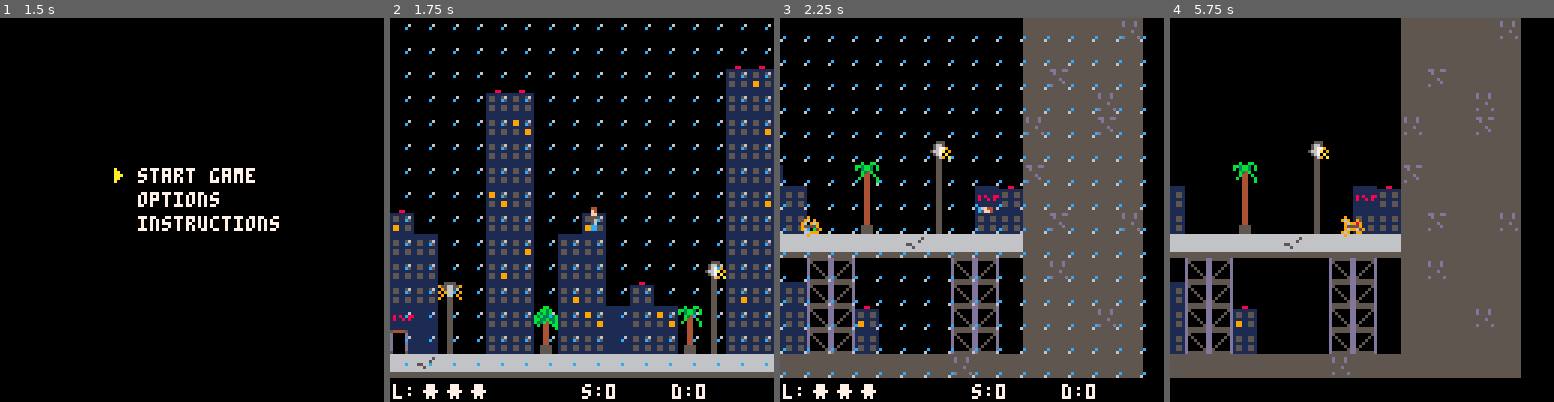
Above: before the commit, frames 1-4 (left to right).
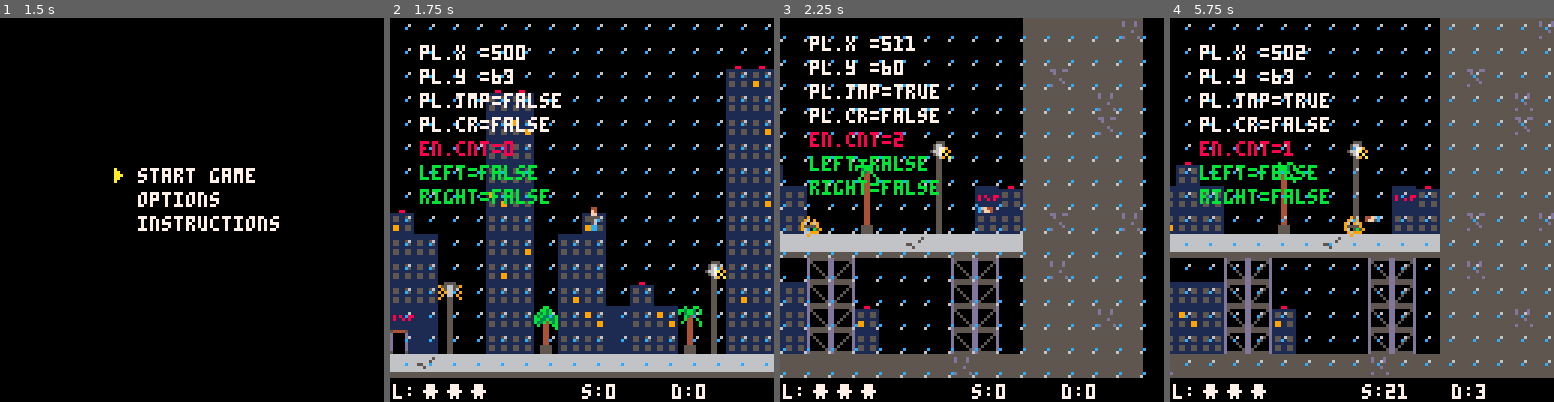
Above: after the commit, the same moments.

Repository: jflores82/data-filch
Game: PICO-8 cartridge df_01.p8
Same seed, same stepped clock (60 frames per second), same inputs: the game is played once before the commit and once after it.
Inputs:
- Up to frame 1 (1.5 s): tap X (X key) at 0.33, 1.07 s; tap O (Z key) at 0.7 s
- Up to frame 2 (1.75 s): hold Right from 1.6 s (still down); tap O (Z key) at 1.7 s
- Up to frame 3 (2.25 s): tap X (X key) at 1.85 s; release Right at 2.1 s; tap O (Z key) at 2.1 s; hold Up from 2.15 s (still down)
- Up to frame 4 (5.75 s): release Up at 2.42 s; hold Right 2.47-3.03 s; tap O (Z key) every 0.4 s from 2.5 to 5.7 s; tap X (X key) at 2.97, 4.08, 5.2 s; hold Left 3.08-3.58 s; hold Down 3.63-3.97 s; hold Right 4.02-4.68 s; hold Up 4.73-5.03 s; hold Left 5.08-5.68 s; hold Down from 5.73 s (still down)

Frame 1 is identical in both runs. In frame 2, 3.4% of the frame differs, in the area x 7-45%, y 7-49%; in frame 3, 3.4%; in frame 4, 35%, in the area x 0-100%, y 0-100%.

Commit message:
fix: en_side vertical spawn
fix: now the side enemies wont spawn in a position where they are too tall or too low int the level.

Diff:
--- a/df_01.p8
+++ b/df_01.p8
@@ -5,38 +5,8 @@
 --by tibonev
 
 -- debug -- REMEMBER TO DISABLE BEFORE RELEASE --
-debug_side_en = false
+debug_side_en = true
 debug_top_en = false
-
--------------------------------------------
--- ECHO DELETE BEFORE RELEASE
---------------------------------------------
----------------------------debugging----------
--- echoes collection
-echoes = {}
-
--- store a value to be printed
-function echo(val)
-  add(echoes,tostr(val))
-end
-
--- print all echoes
--- ...opt: c (text color, default: latest)
--- ...opt: x,y (print coords)
-function print_echoes(c, x, y)
-	local cx, cy, cc = cursor()  --pen_x, pen_y, pen_color
-
-	--set text position and color
-	cursor(x or cx, y or cy, c or cc)
-	for i=1,#echoes do
-		print(tostr(echoes[i]))
-	end
-
-	--erase all echoes
-	echoes = {}
-end
--------------------------------------------------
-
 
 -- Code Init --
 function _init()
@@ -400,13 +370,18 @@
 	local camx = player_side.x - 64
 	local camy = player_side.y - 64
 
+	local en_y = 104   -- top part of level = player.y = 64 / bottom part of level = player.y = 104
+
+	if(player_side.x > 192) then
+		en_y = 64
+	end
 
 	if(count(en_side) < 2) then
 		if(flr(rnd(20)) == 10) then
-			add(en_side, {x = camx + 1, y = player_side.y + 2, type = 1, spd = levels[currentlevel].en_side_spd_max, anim = 0})
+			add(en_side, {x = camx + 1, y = en_y + 2, type = 1, spd = levels[currentlevel].en_side_spd_max, anim = 0})
 		end
 		if(flr(rnd(20)) == 5) then
-			add(en_side, {x = camx + 1, y = player_side.y - 4, type = 2, spd = levels[currentlevel].en_side_spd_min, anim = 0})
+			add(en_side, {x = camx + 1, y = en_y - 4, type = 2, spd = levels[currentlevel].en_side_spd_min, anim = 0})
 		end
 	end
 
@@ -1114,7 +1089,6 @@
 
 			top_hud_draw()
 
-			print_echoes(7, 10, 150)
 			if(debug_top_en == true) then
 				--rect(8, 136, 119, 248, 12)  -- Your target area
 				debug_top()
@@ -1437,26 +1411,26 @@
 48844444000000001111111115511551155119911551155115511991199115511111111100000000000000000000000000000000000000000000000000000000
 48844444000000001111111115511551155119911551155115511991199115511111111100000000000000000000000000000000000000000000000000000000
 48844444000000001111111111111111111111111111111111111111111111111111111100000000000000000000000000000000000000000000000000000000
-555555555555555555555555d555555dd555555d00000000000000000004400000044000000bbb00000bb00000b00bb000000000000000000000000000000000
-555555555dd55dd55d555d55d500000dd000005d000000000000000000044000000440000bb330b000bb3b00bb3bb30b00000000000000000000000000000000
-5555555555d555555d555d55d050000dd000050d00000000000000000004400000044000b3b33b3b0b3b3bb0b03bb30b00000000000000000000000000000000
-555555555555555555555555d005000dd000500d0000000000000000000440000004400000bbb00bb3b33b3b00b34b0000000000000000000000000000000000
-555555555555d5555555d555d000500dd005000d000000000000000000044000000440000b044000bb33b33b00b440b000000000000000000000000000000000
-5555555555555d5555555555d000050dd050000d00000000000000000055550000044000b0044000b33b4b3b0b04400b00000000000000000000000000000000
-555555555d5555555d5555d5d000005dd500000d00000000000000000055550000044000000440000b0440bb0004400b00000000000000000000000000000000
-555555555555555555555555d555555dd555555d00000000000000000055550000044000000440000004400b0004400000000000000000000000000000000000
+555555555555555555555555d555555dd555555d55555555000000000004400000044000000bbb00000bb00000b00bb000000000000000000000000000000000
+555555555dd55dd55d555d55d500000dd000005d555555550000000000044000000440000bb330b000bb3b00bb3bb30b00000000000000000000000000000000
+5555555555d555555d555d55d050000dd000050d55555555000000000004400000044000b3b33b3b0b3b3bb0b03bb30b00000000000000000000000000000000
+555555555555555555555555d005000dd000500d5555555500000000000440000004400000bbb00bb3b33b3b00b34b0000000000000000000000000000000000
+555555555555d5555555d555d000500dd005000d555555550000000000044000000440000b044000bb33b33b00b440b000000000000000000000000000000000
+5555555555555d5555555555d000050dd050000d55555555000000000055550000044000b0044000b33b4b3b0b04400b00000000000000000000000000000000
+555555555d5555555d5555d5d000005dd500000d55555555000000000055550000044000000440000b0440bb0004400b00000000000000000000000000000000
+555555555555555555555555d555555dd555555d55555555000000000055550000044000000440000004400b0004400000000000000000000000000000000000
 ffffffffffffffffffffffffffffffff000000000000000000000000000000000000000000000000000000000000000000000000000000000000000000000000
 __gff__
-0000000000000000000000000000000000000000000000000000000000000000000000000000000000000000000000000000000000000000000000000000000001010101020200000000000000000000000000000000000000000101010101010101000000000000000000000000000000010000000000000000000000000000
+0000000000000000000000000000000000000000000000000000000000000000000000000000000000000000000000000000000000000000000000000000000001010101020200000000000000000000000000000000000000000101010101010101000000000000000000000000000001000000000000000000000000000000
 0000000000000000000000000000000000000000000000000000000000000000000000000000000000000000000000000000000000000000000000000000000000000000000000000000000000000000000000000000000000000000000000000000000000000000000000000000000000000000000000000000000000000000
 __map__
 0000000000000000000000000000000000000000000000000000000000000000000000000000000000000000000000000000000000000000000000000000000000007070707072000000000000000000000000000000000000000000000000000000000000000000000000000000000000000000000000000000000000000000
 00000000000000000000000000000000000000000000000000000000000000000000000000000000000000000000000000000000000000000000000000000000000070707070700000000000000000000000000000000000000000000000000000000000000000000000000000000000000000000000000000000000000000ff
 61610000000000000000000000006567676565000000000000000000000000000000000000000000000000000000000000000000000000000000000000000000000070717070700000000000000000000000000000000000000000000000000000000000000000000000000000000000000000000000000000000000000000ff
 61610000656500000000000000006363636363610000000000000000000067656500000000000000000000000000000000000000000000000000000000000000000070707072700000000000000000000000000000000000000000000000000000000000000000000000000000000000000000000000000000000000000000ff
-61616100636600000000000000006364636363000000000000000000000063666300000000000000004c0000000000000000004c000000000000000000000000000072707071700000000000000000000000000000000000000000000000000000000000000000000000000000000000000000000000000000000000000000ff
+61616100636600000000000000006364636363000000000000000000000063666300000000000000004c0000000000000000004c000000000000000000000000000070707071700000000000000000000000000000000000000000000000000000000000000000000000000000000000000000000000000000000000000000ff
 61616161636300000000000000006363636363000000000000004c000000636363004b0000000000004a0000000000000000004a000000000000000000004b00000070707070700000000000000000000000000000000000000000000000000000000000000000000000000000000000000000000000000000000000000000ff
-61616161636300000000000000006363636463000000006500004a000000636363004a0000000000004a00006700007a0000004a790000650000007b00004a00000071707070700000000000000000000000000000000000000000000000000000000000000000000000000000000000000000000000000000000000000000ff
+61616161636300000000000000006363636463000000006500004a000000636363004a0000000000004a00006700007a0000004a790000650000007b00004a00000070707070700000000000000000000000000000000000000000000000000000000000000000000000000000000000000000000000000000000000000000ff
 61616161666300000000000000006364636363610064666300004a007900636363004a7b00636463634a0063636300780000004a780063636300007800004a00686570707070700000000000000000000000000000000000000000000000000000000000000000000000000000000000000000000000000000000000000000ff
 67616100636300006700000000006363636364610063636300004a007777636463004a7700636363644a0066636400770000004a770064636300007700004a00636370717070720000000000000000000000000000000000000000000000000000000000000000000000000000000000000000000000000000000000000000ff
 6363000063640063630000007f7f6363636363000063636300404140404140404040404040404041404040404041404040404040404040404040404040414040404070707070700000000000000000000000000000000000000000000000000000000000000000000000000000000000000000000000000000000000000000ff
@@ -1467,18 +1441,18 @@
 4041404040404040404040404040404041404040407072707070707070707070727070707070707070707072707070707070707070707270707070707070707270707070707070ffffffffffffffffffffffffffffffffffffffffffffffffffffffffffffffffffffffffffffffffffffffffffffffffffffffffffffffffff
 ffffffffffffffffffffffffffffffffffffffffffffffffffffffffffffffffffffffffffffffffffffffffffffffffffffffffffffffffffffffffffffffffffffff00000000000000000000000000000000000000000000000000000000000000000000000000000000000000000000000000000000000000000000000000
 5a5f5f5f5f5f5f5f5f5f5f5f5f5f5f5b00000000000000000000000000000000000000000000000000000000000000000000000000000000000000000000000000000000000000000000000000000000000000000000000000000000000000000000000000000000000000000000000000000000000000000000000000000000
-5e72707070707070707070707070705e00000000000000000000000000000000000000000000000000000000000000000000000000000000000000000000000000000000000000000000000000000000000000000000000000000000000000000000000000000000000000000000000000000000000000000000000000000000
-5e70707070707070707070707071705e00000000000000000000000000000000000000000000000000000000000000000000000000000000000000000000000000000000000000000000000000000000000000000000000000000000000000000000000000000000000000000000000000000000000000000000000000000000
-5e70707070727070727070707070705e00000000000000000000000000000000000000000000000000000000000000000000000000000000000000000000000000000000000000000000000000000000000000000000000000000000000000000000000000000000000000000000000000000000000000000000000000000000
-5e70707070707070707071707070705e00000000000000000000000000000000000000000000000000000000000000000000000000000000000000000000000000000000000000000000000000000000000000000000000000000000000000000000000000000000000000000000000000000000000000000000000000000000
-5e70707070707070707070707070705e00000000000000000000000000000000000000000000000000000000000000000000000000000000000000000000000000000000000000000000000000000000000000000000000000000000000000000000000000000000000000000000000000000000000000000000000000000000
-5e70707170707070707070727070705e00000000000000000000000000000000000000000000000000000000000000000000000000000000000000000000000000000000000000000000000000000000000000000000000000000000000000000000000000000000000000000000000000000000000000000000000000000000
-5e70707070707270707070707070705e00000000000000000000000000000000000000000000000000000000000000000000000000000000000000000000000000000000000000000000000000000000000000000000000000000000000000000000000000000000000000000000000000000000000000000000000000000000
-5e70707070707070707070707070705e00000000000000000000000000000000000000000000000000000000000000000000000000000000000000000000000000000000000000000000000000000000000000000000000000000000000000000000000000000000000000000000000000000000000000000000000000000000
-5e70707270707070707170707070705e00000000000000000000000000000000000000000000000000000000000000000000000000000000000000000000000000000000000000000000000000000000000000000000000000000000000000000000000000000000000000000000000000000000000000000000000000000000
-5e70707070707070707070707170705e00000000000000000000000000000000000000000000000000000000000000000000000000000000000000000000000000000000000000000000000000000000000000000000000000000000000000000000000000000000000000000000000000000000000000000000000000000000
-5e70707070707170707070707070705e00000000000000000000000000000000000000000000000000000000000000000000000000000000000000000000000000000000000000000000000000000000000000000000000000000000000000000000000000000000000000000000000000000000000000000000000000000000
-5e70707070707070707270707070705e00000000000000000000000000000000000000000000000000000000000000000000000000000000000000000000000000000000000000000000000000000000000000000000000000000000000000000000000000000000000000000000000000000000000000000000000000000000
-5e70717070707070707070707170705e00000000000000000000000000000000000000000000000000000000000000000000000000000000000000000000000000000000000000000000000000000000000000000000000000000000000000000000000000000000000000000000000000000000000000000000000000000000
-5e70707070727070707070707070705e00000000000000000000000000000000000000000000000000000000000000000000000000000000000000000000000000000000000000000000000000000000000000000000000000000000000000000000000000000000000000000000000000000000000000000000000000000000
+5e75757575717575757275757575725e00000000000000000000000000000000000000000000000000000000000000000000000000000000000000000000000000000000000000000000000000000000000000000000000000000000000000000000000000000000000000000000000000000000000000000000000000000000
+5e75717275757575757575757575755e00000000000000000000000000000000000000000000000000000000000000000000000000000000000000000000000000000000000000000000000000000000000000000000000000000000000000000000000000000000000000000000000000000000000000000000000000000000
+5e75727575757572757575727175755e00000000000000000000000000000000000000000000000000000000000000000000000000000000000000000000000000000000000000000000000000000000000000000000000000000000000000000000000000000000000000000000000000000000000000000000000000000000
+5e75757575757575757575757275755e00000000000000000000000000000000000000000000000000000000000000000000000000000000000000000000000000000000000000000000000000000000000000000000000000000000000000000000000000000000000000000000000000000000000000000000000000000000
+5e75757575717275717571757575755e00000000000000000000000000000000000000000000000000000000000000000000000000000000000000000000000000000000000000000000000000000000000000000000000000000000000000000000000000000000000000000000000000000000000000000000000000000000
+5e75717175727175757575757571755e00000000000000000000000000000000000000000000000000000000000000000000000000000000000000000000000000000000000000000000000000000000000000000000000000000000000000000000000000000000000000000000000000000000000000000000000000000000
+5e75757575757575717575757575755e00000000000000000000000000000000000000000000000000000000000000000000000000000000000000000000000000000000000000000000000000000000000000000000000000000000000000000000000000000000000000000000000000000000000000000000000000000000
+5e75717575757575757575717175755e00000000000000000000000000000000000000000000000000000000000000000000000000000000000000000000000000000000000000000000000000000000000000000000000000000000000000000000000000000000000000000000000000000000000000000000000000000000
+5e75757572727575757575757275755e00000000000000000000000000000000000000000000000000000000000000000000000000000000000000000000000000000000000000000000000000000000000000000000000000000000000000000000000000000000000000000000000000000000000000000000000000000000
+5e75757175757575727575757575755e00000000000000000000000000000000000000000000000000000000000000000000000000000000000000000000000000000000000000000000000000000000000000000000000000000000000000000000000000000000000000000000000000000000000000000000000000000000
+5e75717575757575757575757175755e00000000000000000000000000000000000000000000000000000000000000000000000000000000000000000000000000000000000000000000000000000000000000000000000000000000000000000000000000000000000000000000000000000000000000000000000000000000
+5e75757575757575717275757575755e00000000000000000000000000000000000000000000000000000000000000000000000000000000000000000000000000000000000000000000000000000000000000000000000000000000000000000000000000000000000000000000000000000000000000000000000000000000
+5e75757571757572757575717575725e00000000000000000000000000000000000000000000000000000000000000000000000000000000000000000000000000000000000000000000000000000000000000000000000000000000000000000000000000000000000000000000000000000000000000000000000000000000
+5e75757575757575757575757575755e00000000000000000000000000000000000000000000000000000000000000000000000000000000000000000000000000000000000000000000000000000000000000000000000000000000000000000000000000000000000000000000000000000000000000000000000000000000
 6161616161616161616161616161616100000000000000000000000000000000000000000000000000000000000000000000000000000000000000000000000000000000000000000000000000000000000000000000000000000000000000000000000000000000000000000000000000000000000000000000000000000000
